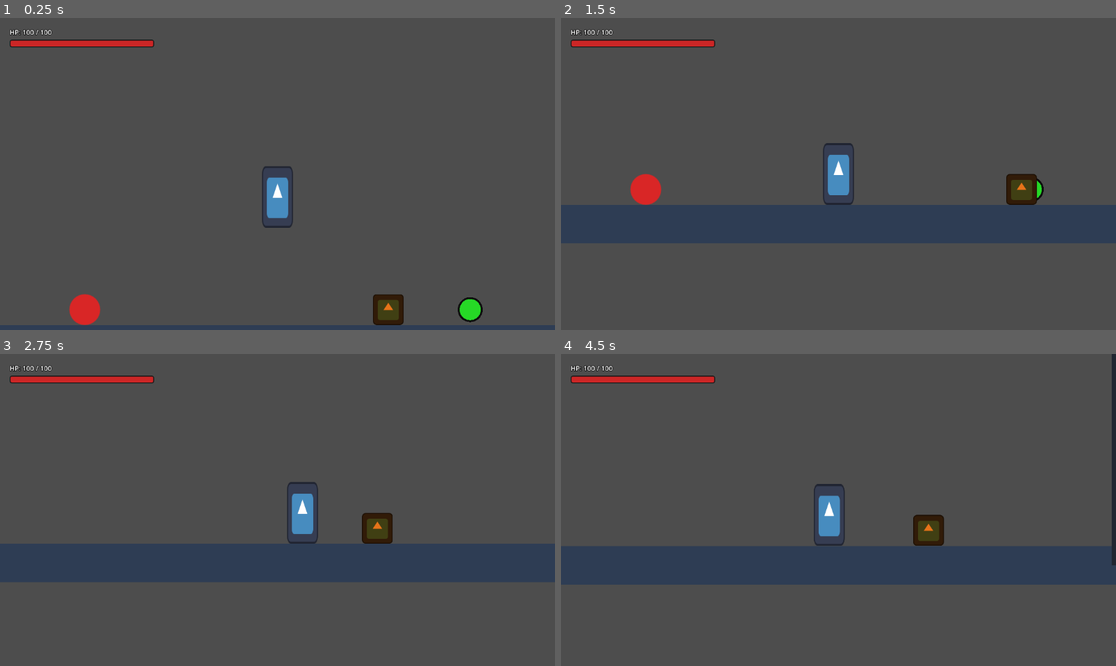
Above: before the commit, frames 1-4 (two rows, left to right).
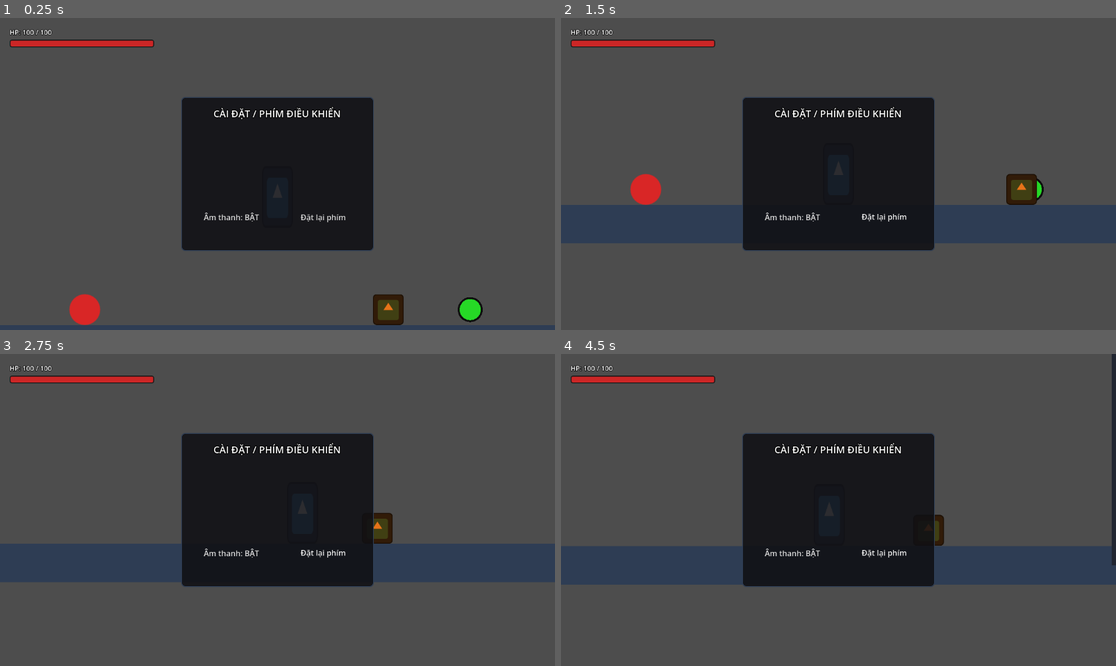
Above: after the commit, the same moments.

Repository: hikarirainbow/New-Project
Game: Godot game, scene res://scenes/levels/sandbox_level.tscn
Two runs of this game, one before a commit and one after it. Both use one fixed random seed, a clock stepped at 60 frames per second and the inputs below. The engine's default icon, where the game draws it, is replaced by a stand-in: a white triangle on a blue panel in a dark square.
Inputs (mouse positions are in pixels of both pictures, inside the frame that each line leads up to):
- Up to frame 1 (0.25 s): no input
- Up to frame 2 (1.5 s): click (794, 217) at 0.5 s, where only the run after the commit has a clickable "Âm thanh: BẬT"; click (882, 217) at 1.25 s, where only the run after the commit has a clickable "Đặt lại phím"
- Up to frame 3 (2.75 s): tap Enter at 2 s; hold D (move_right) from 2.03 s (still down); tap X (attack) at 2.1 s; tap Space (jump) at 2.27, 2.57 s; tap C (dash) at 2.3 s
- Up to frame 4 (4.5 s): tap C (dash) at 2.85 s; tap Space (jump) at 3.02, 3.05, 3.32, 3.6 s; release D (move_right) at 3.53 s; hold A (move_left) 3.53-4.28 s; tap X (attack) at 3.8, 4.35 s; hold D (move_right) from 4.28 s (still down)

The runs differ from the first frame. In frame 1, 17% of the frame differs, in the area x 32-68%, y 25-75%; in frame 2, 17%; in frame 3, 17%; in frame 4, 17%.
Error after the commit: Parse Error: Only identifier, attribute access, and subscription access can be used as assignment target. (res://scenes/ui/settings_menu.gd:66)

Commit message:
feat: implement ESC settings menu with JSON key remapping, global mute, reset, hover underlines, and cursor capturing

Diff:
--- a/project.godot
+++ b/project.godot
@@ -14,6 +14,10 @@
 run/main_scene="res://scenes/levels/sandbox_level.tscn"
 config/features=PackedStringArray("4.6", "Forward Plus")
 config/icon="res://icon.svg"
+
+[autoload]
+
+InputManager="*res://scripts/input_manager.gd"
 
 [physics]
 
--- a/scenes/levels/sandbox_level.tscn
+++ b/scenes/levels/sandbox_level.tscn
@@ -1,10 +1,11 @@
-[gd_scene load_steps=8 format=3 uid="uid://d1h7h8d3p3"]
+[gd_scene load_steps=9 format=3 uid="uid://d1h7h8d3p3"]
 
 [ext_resource type="PackedScene" uid="uid://c1y7h8d3p2" path="res://scenes/player/player.tscn" id="1_player_tscn"]
 [ext_resource type="PackedScene" uid="uid://d1u7h8d3p4" path="res://scenes/ui/hud.tscn" id="2_hud_tscn"]
 [ext_resource type="PackedScene" uid="uid://b2e7h8d3p5" path="res://scenes/enemies/static_enemy.tscn" id="3_static_enemy_tscn"]
 [ext_resource type="PackedScene" uid="uid://c3e7h8d3p6" path="res://scenes/items/dash_upgrade_item.tscn" id="4_dash_upgrade_item_tscn"]
 [ext_resource type="PackedScene" uid="uid://c5e7h8d3p7" path="res://scenes/enemies/grab_enemy.tscn" id="5_grab_enemy_tscn"]
+[ext_resource type="PackedScene" uid="uid://d2u7h8d3p8" path="res://scenes/ui/settings_menu.tscn" id="6_settings_menu_tscn"]
 
 [sub_resource type="RectangleShape2D" id="RectangleShape2D_ground"]
 size = Vector2(1200, 40)
@@ -15,6 +16,8 @@
 [node name="SandboxLevel" type="Node2D"]
 
 [node name="HUD" parent="." instance=ExtResource("2_hud_tscn")]
+
+[node name="SettingsMenu" parent="." instance=ExtResource("6_settings_menu_tscn")]
 
 [node name="Player" parent="." instance=ExtResource("1_player_tscn")]
 position = Vector2(600, 300)
--- a/scenes/player/player.gd
+++ b/scenes/player/player.gd
@@ -37,6 +37,8 @@
 	spawn_point = global_position
 	if has_node("AttackArea"):
 		$AttackArea.area_entered.connect(_on_attack_area_entered)
+	# Ẩn và khóa chuột vào màn hình khi bắt đầu chơi game
+	Input.mouse_mode = Input.MOUSE_MODE_CAPTURED
 
 func _physics_process(delta):
 	# Giảm thời gian hồi chiêu lướt
--- /dev/null
+++ b/scenes/ui/settings_menu.gd
@@ -0,0 +1,124 @@
+extends CanvasLayer
+
+@onready var menu_control = $Control
+@onready var remap_container = $Control/Panel/MarginContainer/VBoxContainer/ScrollContainer/GridContainer
+@onready var mute_button = $Control/Panel/MarginContainer/VBoxContainer/HBoxExtra/MuteButton
+@onready var reset_button = $Control/Panel/MarginContainer/VBoxContainer/HBoxExtra/ResetButton
+
+var is_open = false
+var remapping_action = ""
+var is_muted = false
+
+func _ready():
+	# Cho phép script chạy bình thường ngay cả khi game bị pause
+	process_mode = PROCESS_MODE_ALWAYS
+	menu_control.visible = false
+
+	# Kết nối sự kiện nút bấm phụ
+	mute_button.pressed.connect(_on_mute_pressed)
+	reset_button.pressed.connect(_on_reset_pressed)
+
+	# Tạo danh sách các phím để remap
+	setup_remap_buttons()
+
+func _input(event):
+	# Nhấn ESC để đóng/mở menu cài đặt
+	if Input.is_action_just_pressed("ui_cancel"):
+		toggle_menu()
+
+	# Nếu đang chờ nhập phím để thay đổi nút
+	if is_open and remapping_action != "":
+		if event is InputEventKey and event.is_pressed():
+			var new_keycode = event.physical_keycode
+
+			# Không cho phép gán nút ESC để tránh bị lỗi khóa phím hệ thống
+			if new_keycode != KEY_ESCAPE:
+				InputManager.remap_action(remapping_action, new_keycode)
+				update_button_text(remapping_action, new_keycode)
+
+			remapping_action = ""
+
+# Đóng/mở menu cài đặt
+func toggle_menu():
+	is_open = !is_open
+	menu_control.visible = is_open
+	get_tree().paused = is_open # Dừng/Chạy game
+
+	if is_open:
+		# Hiện chuột khi mở Menu
+		Input.mouse_mode = Input.MOUSE_MODE_VISIBLE
+		setup_remap_buttons() # Tải lại phím bấm mới nhất
+	else:
+		# Ẩn chuột và khóa vào màn hình khi quay lại chơi game
+		Input.mouse_mode = Input.MOUSE_MODE_CAPTURED
+
+# Khởi tạo các hàng phím bấm điều khiển để remap
+func setup_remap_buttons():
+	# Xóa các nút cũ trước khi tạo mới
+	for child in remap_container.get_children():
+		child.queue_free()
+
+	var controls = InputManager.current_controls
+	for action in controls.keys():
+		# Tạo nhãn Label hiển thị tên phím (ví dụ: Move Left)
+		var label = Label.new()
+		label.text = action.replace("_", " ").capitalize()
+		label.theme_override_colors/font_outline_color = Color(0, 0, 0, 1)
+		label.theme_override_constants/outline_size = 4
+		label.theme_override_font_sizes/font_size = 14
+		remap_container.add_child(label)
+
+		# Tạo nút bấm Button để nhấp đổi phím
+		var button = Button.new()
+		var keycode = controls[action]
+		button.text = OS.get_keycode_string(keycode)
+		button.name = action
+
+		# Thiết lập giao diện nút bấm trong suốt và phẳng
+		button.flat = true
+		button.alignment = HORIZONTAL_ALIGNMENT_CENTER
+
+		# Thiết lập StyleBox cho nút (Tạo dòng kẻ dưới khi di chuột qua - Background line)
+		var style_hover = StyleBoxFlat.new()
+		style_hover.bg_color = Color(0, 0, 0, 0) # Nền trong suốt
+		style_hover.border_width_bottom = 2 # Chỉ vẽ viền dưới
+		style_hover.border_color = Color(0.2, 0.6, 1.0, 1.0) # Đường kẻ màu xanh neon
+
+		var style_normal = StyleBoxFlat.new()
+		style_normal.bg_color = Color(0, 0, 0, 0)
+
+		var style_pressed = StyleBoxFlat.new()
+		style_pressed.bg_color = Color(0.2, 0.6, 1.0, 0.2)
+
+		button.add_theme_stylebox_override("hover", style_hover)
+		button.add_theme_stylebox_override("normal", style_normal)
+		button.add_theme_stylebox_override("pressed", style_pressed)
+
+		# Kết nối sự kiện khi bấm vào nút để bắt đầu lắng nghe phím mới
+		button.pressed.connect(func(): start_remapping(action, button))
+		remap_container.add_child(button)
+
+# Bắt đầu chế độ chờ nhập phím mới
+func start_remapping(action: String, button: Button):
+	remapping_action = action
+	button.text = "[ Nhấn phím bất kỳ ]"
+
+# Cập nhật văn bản hiển thị trên nút sau khi gán phím mới
+func update_button_text(action: String, keycode: int):
+	var button = remap_container.get_node(action) as Button
+	if button:
+		button.text = OS.get_keycode_string(keycode)
+
+# Chức năng 1: Mute/Unmute âm thanh toàn cục
+func _on_mute_pressed():
+	is_muted = !is_muted
+	AudioServer.set_bus_mute(0, is_muted)
+	mute_button.text = "Âm thanh: TẮT" if is_muted else "Âm thanh: BẬT"
+
+# Chức năng 2: Reset cấu hình phím về mặc định
+func _on_reset_pressed():
+	InputManager.current_controls = InputManager.default_controls.duplicate()
+	InputManager.save_controls()
+	InputManager.apply_controls()
+	setup_remap_buttons()
+	print("Đã khôi phục cài đặt phím mặc định!")
--- /dev/null
+++ b/scenes/ui/settings_menu.tscn
@@ -0,0 +1,108 @@
+[gd_scene load_steps=5 format=3 uid="uid://d2u7h8d3p8"]
+
+[ext_resource type="Script" path="res://scenes/ui/settings_menu.gd" id="1_settings_menu_gd"]
+
+[sub_resource type="StyleBoxFlat" id="StyleBoxFlat_panel"]
+bg_color = Color(0.0627451, 0.0627451, 0.0784314, 0.882353)
+border_width_left = 2
+border_width_top = 2
+border_width_right = 2
+border_width_bottom = 2
+border_color = Color(0.180392, 0.239216, 0.329412, 1)
+corner_radius_top_left = 8
+corner_radius_top_right = 8
+corner_radius_bottom_right = 8
+corner_radius_bottom_left = 8
+
+[sub_resource type="StyleBoxFlat" id="StyleBoxFlat_btn_hover"]
+bg_color = Color(0, 0, 0, 0)
+border_width_bottom = 2
+border_color = Color(0.2, 0.6, 1, 1)
+
+[sub_resource type="StyleBoxFlat" id="StyleBoxFlat_btn_normal"]
+bg_color = Color(0, 0, 0, 0)
+
+[node name="SettingsMenu" type="CanvasLayer"]
+process_mode = 3
+layer = 5
+script = ExtResource("1_settings_menu_gd")
+
+[node name="Control" type="Control" parent="."]
+layout_mode = 3
+anchors_preset = 15
+anchor_right = 1.0
+anchor_bottom = 1.0
+grow_horizontal = 2
+grow_vertical = 2
+
+[node name="Panel" type="Panel" parent="Control"]
+custom_minimum_size = Vector2(400, 320)
+layout_mode = 1
+anchors_preset = 8
+anchor_left = 0.5
+anchor_top = 0.5
+anchor_right = 0.5
+anchor_bottom = 0.5
+offset_left = -200.0
+offset_top = -160.0
+offset_right = 200.0
+offset_bottom = 160.0
+grow_horizontal = 2
+grow_vertical = 2
+theme_override_styles/panel = SubResource("StyleBoxFlat_panel")
+
+[node name="MarginContainer" type="MarginContainer" parent="Control/Panel"]
+layout_mode = 1
+anchors_preset = 15
+anchor_right = 1.0
+anchor_bottom = 1.0
+grow_horizontal = 2
+grow_vertical = 2
+theme_override_constants/margin_left = 20
+theme_override_constants/margin_top = 20
+theme_override_constants/margin_right = 20
+theme_override_constants/margin_bottom = 20
+
+[node name="VBoxContainer" type="VBoxContainer" parent="Control/Panel/MarginContainer"]
+layout_mode = 2
+theme_override_constants/separation = 15
+
+[node name="Title" type="Label" parent="Control/Panel/MarginContainer/VBoxContainer"]
+layout_mode = 2
+theme_override_colors/font_outline_color = Color(0, 0, 0, 1)
+theme_override_constants/outline_size = 6
+theme_override_font_sizes/font_size = 20
+text = "CÀI ĐẶT / PHÍM ĐIỀU KHIỂN"
+horizontal_alignment = 1
+
+[node name="ScrollContainer" type="ScrollContainer" parent="Control/Panel/MarginContainer/VBoxContainer"]
+custom_minimum_size = Vector2(0, 160)
+layout_mode = 2
+
+[node name="GridContainer" type="GridContainer" parent="Control/Panel/MarginContainer/VBoxContainer/ScrollContainer"]
+layout_mode = 2
+size_flags_horizontal = 3
+theme_override_constants/h_separation = 60
+theme_override_constants/v_separation = 10
+columns = 2
+
+[node name="HBoxExtra" type="HBoxContainer" parent="Control/Panel/MarginContainer/VBoxContainer"]
+layout_mode = 2
+theme_override_constants/separation = 20
+alignment = 1
+
+[node name="MuteButton" type="Button" parent="Control/Panel/MarginContainer/VBoxContainer/HBoxExtra"]
+layout_mode = 2
+size_flags_horizontal = 3
+theme_override_styles/hover = SubResource("StyleBoxFlat_btn_hover")
+theme_override_styles/normal = SubResource("StyleBoxFlat_btn_normal")
+text = "Âm thanh: BẬT"
+flat = true
+
+[node name="ResetButton" type="Button" parent="Control/Panel/MarginContainer/VBoxContainer/HBoxExtra"]
+layout_mode = 2
+size_flags_horizontal = 3
+theme_override_styles/hover = SubResource("StyleBoxFlat_btn_hover")
+theme_override_styles/normal = SubResource("StyleBoxFlat_btn_normal")
+text = "Đặt lại phím"
+flat = true
--- /dev/null
+++ b/scripts/input_manager.gd
@@ -0,0 +1,69 @@
+extends Node
+
+const SAVE_PATH = "user://input_config.json"
+
+# Cấu hình nút mặc định (sử dụng physical keycodes của Godot)
+var default_controls = {
+	"move_left": KEY_A,
+	"move_right": KEY_D,
+	"jump": KEY_SPACE,
+	"dash": KEY_C,
+	"attack": KEY_X
+}
+
+var current_controls = {}
+
+func _ready():
+	current_controls = default_controls.duplicate()
+	load_controls()
+
+# Tải cấu hình nút từ file JSON
+func load_controls():
+	if not FileAccess.file_exists(SAVE_PATH):
+		save_controls()
+		apply_controls()
+		return
+
+	var file = FileAccess.open(SAVE_PATH, FileAccess.READ)
+	var json_string = file.get_as_text()
+	file.close()
+
+	var json = JSON.new()
+	var error = json.parse(json_string)
+	if error == OK:
+		var data = json.data
+		if typeof(data) == TYPE_DICTIONARY:
+			for action in data.keys():
+				current_controls[action] = int(data[action])
+			apply_controls()
+	else:
+		print("InputManager: Lỗi đọc file cấu hình: ", json.get_error_message())
+
+# Lưu cấu hình nút vào file JSON (Tối ưu hơn CSV cho việc lưu cấu hình dạng Key-Value)
+func save_controls():
+	var file = FileAccess.open(SAVE_PATH, FileAccess.WRITE)
+	var json_string = JSON.stringify(current_controls)
+	file.store_string(json_string)
+	file.close()
+
+# Áp dụng cấu hình nút vào InputMap của Engine
+func apply_controls():
+	for action in current_controls.keys():
+		var keycode = current_controls[action]
+
+		# Xóa các event cũ của hành động
+		if InputMap.has_action(action):
+			InputMap.action_erase_events(action)
+		else:
+			InputMap.add_action(action)
+
+		# Tạo event phím bấm mới
+		var event = InputEventKey.new()
+		event.physical_keycode = keycode
+		InputMap.action_add_event(action, event)
+
+# Thay đổi phím bấm cho một hành động
+func remap_action(action_name: String, new_keycode: int):
+	current_controls[action_name] = new_keycode
+	save_controls()
+	apply_controls()
Not shown, changed: codex/game_dev_script.md
Not shown, changed: codex/project_scope.md
